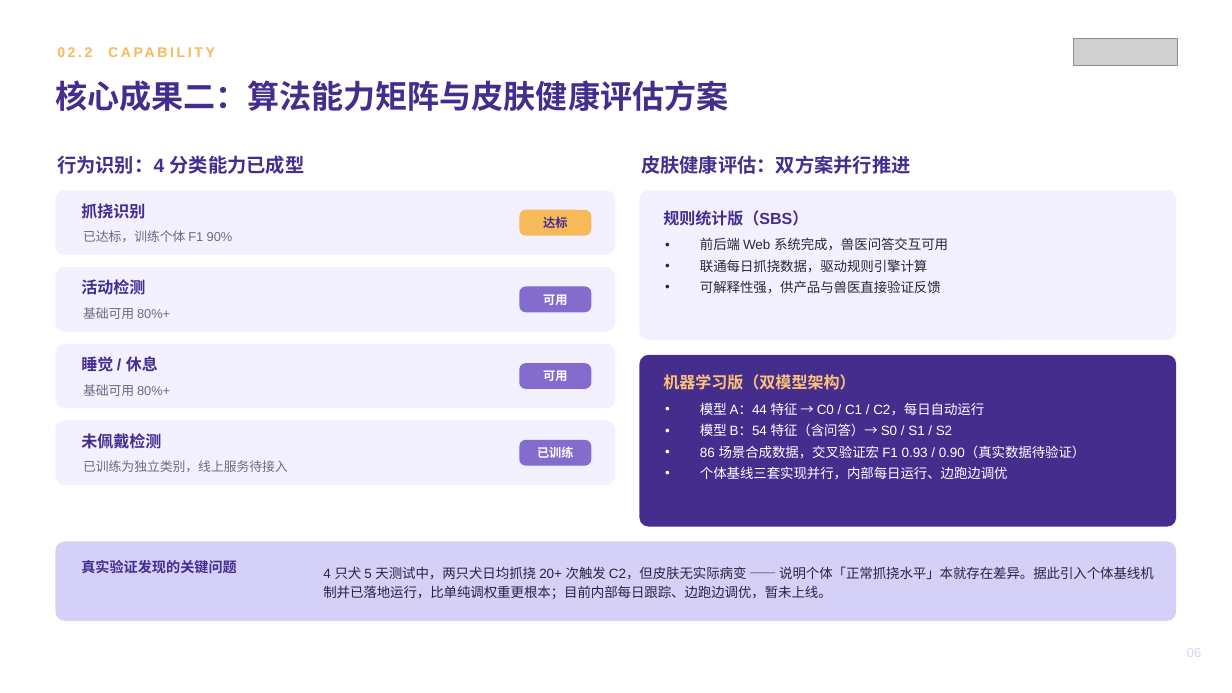
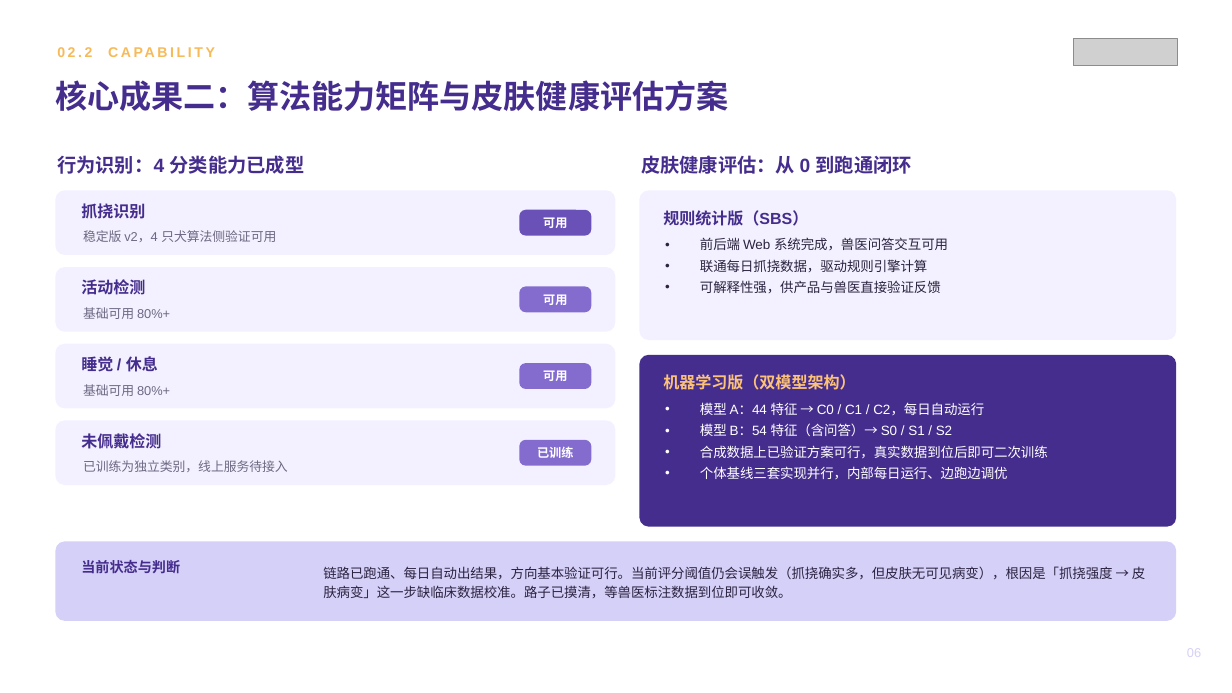
Before and after one commit to zhuyetuo/workplace_soft_skills, a slide deck: slide 6 of 转正述职/转正述职报告-朱业拓.pptx. Drawn at 1232x693 pixels with LibreOffice and Linux fonts; fonts in the diff are those of the drawing; grey boxes stand for pictures. Boxes give left, top, right and bottom in pixels: in the first picture for what was removed or moved away, otherwise in the second. Text is boxed around its words. In the diff, an @@ line names an element or a change of style, - is before the commit and + after.

```diff
--- a/转正述职/转正述职报告-朱业拓.pptx
+++ b/转正述职/转正述职报告-朱业拓.pptx
@@ text at <box>641,155,912,174</box>: text changed @@
-皮肤健康评估：双方案并行推进
+皮肤健康评估：从 0 到跑通闭环
@@ text at <box>83,230,276,242</box>: text changed @@
-已达标，训练个体 F1 90%
+稳定版 v2，4 只犬算法侧验证可用
@@ rounded rectangle at <box>519,210,592,236</box>: fill #F7BA59 to #6A51B7 @@
@@ text at <box>543,217,567,228</box>: text changed; text colour #452D8D to #FFFFFF @@
-达标
+可用
@@ text at <box>700,445,1048,458</box>: text changed @@
-• 86 场景合成数据，交叉验证宏 F1 0.93 / 0.90（真实数据待验证）
+• 合成数据上已验证方案可行，真实数据到位后即可二次训练
@@ text at <box>81,560,180,573</box>: text changed @@
-真实验证发现的关键问题
+当前状态与判断
@@ text at <box>323,566,1145,598</box>: text changed @@
-4 只犬 5 天测试中，两只犬日均抓挠 20+ 次触发 C2，但皮肤无实际病变 —— 说明个体「正常抓挠水平」本就存在差异。据此引入个体基线机制并已落地运行，比单纯调权重更根本；目前内部每日跟踪、边跑边调优，暂未上线。
+链路已跑通、每日自动出结果，方向基本验证可行。当前评分阈值仍会误触发（抓挠确实多，但皮肤无可见病变），根因是「抓挠强度 → 皮肤病变」这一步缺临床数据校准。路子已摸清，等兽医标注数据到位即可收敛。
```
Also in this commit, not shown: 4 other slides changed, 1 slide added, 1 slide removed, 1 other file.
